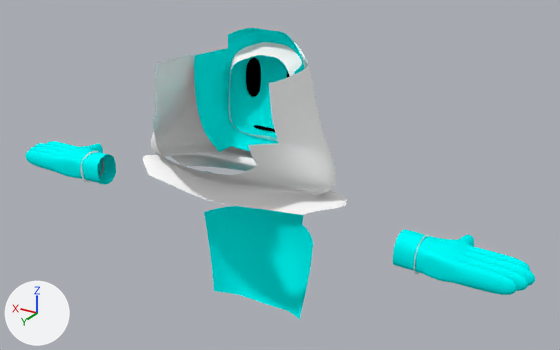
Renders of the Blender file Washed Up Wizard/Assets/Models/Characters/Yeti Rigify.blend from each side of a commit.
Camera for both pictures: a 50 mm lens placed at (-4.21, 6.15, 6.93), pointed at (-0.31, -0.34, 3.69). The lights are fixed; the arrows at lower left show +X, +Y and +Z.

Objects in the first picture: 'Body', 'Eyes', 'Fur'.
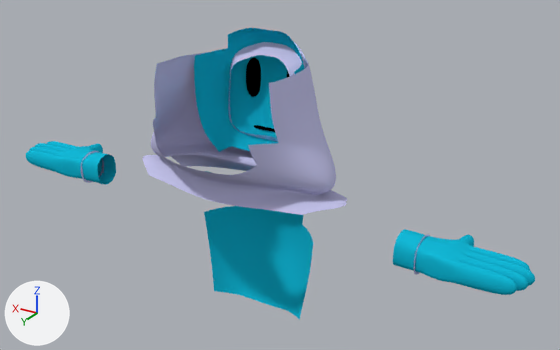
Edits to the scene script, one JSON object a line:
```json
{"op": "set", "path": "mat_fur.base_color", "old": "(1.0, 1.0, 1.0)", "new": "(0.572, 0.566, 0.855)", "note": "white #ffffff -> blue #c7c6ee"}
{"op": "set", "path": "mat_skin.base_color", "old": "(0.0, 1.0, 0.985)", "new": "(0.00722, 0.488, 0.686)", "note": "cyan #00fffd -> cyan #14b9d8"}
```

Pixel boxes (x1, y1, x2, y2) of what changed, in the pictures (560 x 350 px):
```json
{"object": "Body", "change": "recoloured", "before": [26, 28, 535, 319], "after": [26, 28, 535, 319]}
{"object": "Fur", "change": "recoloured", "before": [81, 42, 429, 275], "after": [81, 42, 429, 275], "on screen": "white to blue"}
```
